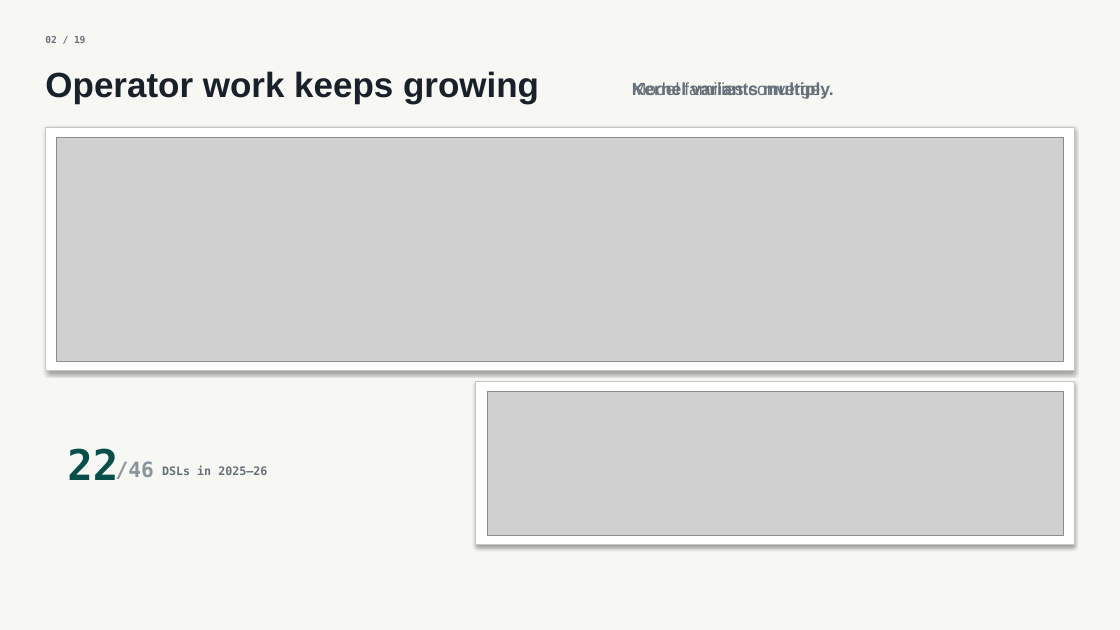
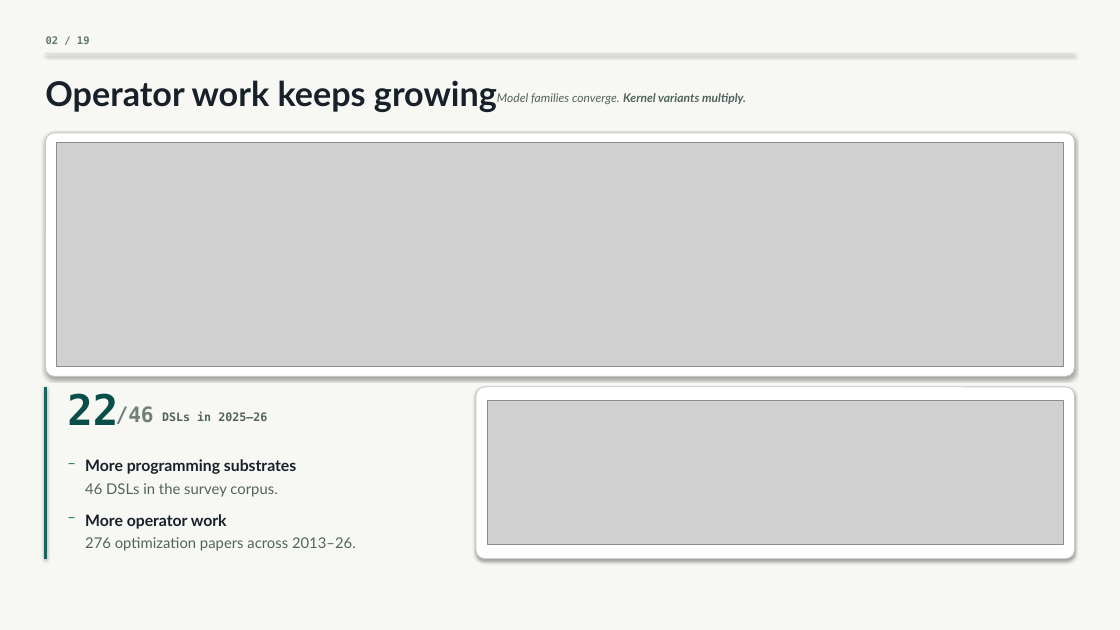
Before and after one commit to SyntaxArchmage/croqtile-tuner-atc26, a slide deck: slide 2 of dist/slides.pptx. Drawn at 1120x630 pixels with LibreOffice and Linux fonts; fonts in the diff are those of the drawing; grey boxes stand for pictures. Boxes give left, top, right and bottom in pixels: in the first picture for what was removed or moved away, otherwise in the second. Text is boxed around its words. In the diff, an @@ line names an element or a change of style, - is before the commit and + after.

```diff
--- a/dist/slides.pptx
+++ b/dist/slides.pptx
@@ text "02 / 19" at bbox=[46, 36, 90, 44]: size 7.9 to 8.6 pt, text colour #66707A to #60756E @@
@@ line added from (46, 53) to (1074, 53), #D8DED9 0.72 pt @@
@@ text "Operator work keeps growing": place and size @@
-text "Operator work keeps growing" at bbox=[45, 71, 539, 103]
+text "Operator work keeps growing" at bbox=[45, 80, 497, 112]
@@ text "Operator work keeps growing" at bbox=[45, 80, 497, 112]: size 28.8 to 28.1 pt, font Arial to Lato @@
@@ text "Model families converge.": place and size @@
-text "Model families converge." at bbox=[632, 82, 825, 99]
+text "Model families converge." at bbox=[497, 93, 620, 104]
@@ text "Model families converge." at bbox=[497, 93, 620, 104]: size 14.4 to 10 pt, font Arial to Lato, text colour #66707A to #52645F, italic on @@
@@ text "Kernel variants multiply." at bbox=[623, 93, 746, 104]: size 14.4 to 10 pt, font Arial to Lato, text colour #66707A to #52645F, italic on @@
@@ text "Kernel variants multiply.": place and size @@
-text "Kernel variants multiply." at bbox=[632, 82, 834, 99]
+text "Kernel variants multiply." at bbox=[623, 93, 746, 104]
@@ rounded rectangle: place and size @@
-rounded rectangle at bbox=[46, 128, 1074, 371]
+rounded rectangle at bbox=[46, 133, 1074, 376]
@@ rounded rectangle at bbox=[46, 133, 1074, 376]: rectangle to rounded rectangle @@
@@ picture: place and size @@
-picture at bbox=[57, 137, 1063, 361]
+picture at bbox=[57, 143, 1063, 367]
@@ line added from (46, 387) to (46, 558), #0B6B63 2.16 pt @@
@@ rounded rectangle at bbox=[476, 387, 1074, 558]: rectangle to rounded rectangle @@
@@ rounded rectangle: place and size @@
-rounded rectangle at bbox=[476, 382, 1074, 545]
+rounded rectangle at bbox=[476, 387, 1074, 558]
@@ 3 texts: place and size @@
-3 texts at bbox=[67, 448, 267, 480]
+3 texts at bbox=[67, 393, 267, 425]
@@ text "/46" at bbox=[116, 406, 154, 424]: text colour #8A949C to #6E8079 @@
@@ text "DSLs in 2025–26" at bbox=[162, 411, 267, 421]: text colour #66707A to #52645F @@
@@ picture: place and size @@
-picture at bbox=[487, 391, 1063, 535]
+picture at bbox=[487, 401, 1063, 545]
@@ text added at bbox=[67, 453, 85, 474], 12.2 pt, text #0B6B63 @@
+–
@@ text added at bbox=[85, 459, 296, 474], 13 pt, text #18212A, bold @@
+More programming substrates
@@ text added at bbox=[67, 508, 85, 529], 12.2 pt, text #0B6B63 @@
+–
@@ text added at bbox=[85, 483, 277, 497], 12.2 pt, text #52645F @@
+46 DSLs in the survey corpus.
@@ text added at bbox=[85, 514, 227, 529], 13 pt, text #18212A, bold @@
+More operator work
@@ text added at bbox=[85, 537, 356, 551], 12.2 pt, text #52645F @@
+276 optimization papers across 2013–26.
```
Also in this commit, not shown: 18 other slides changed, 40 other files.
